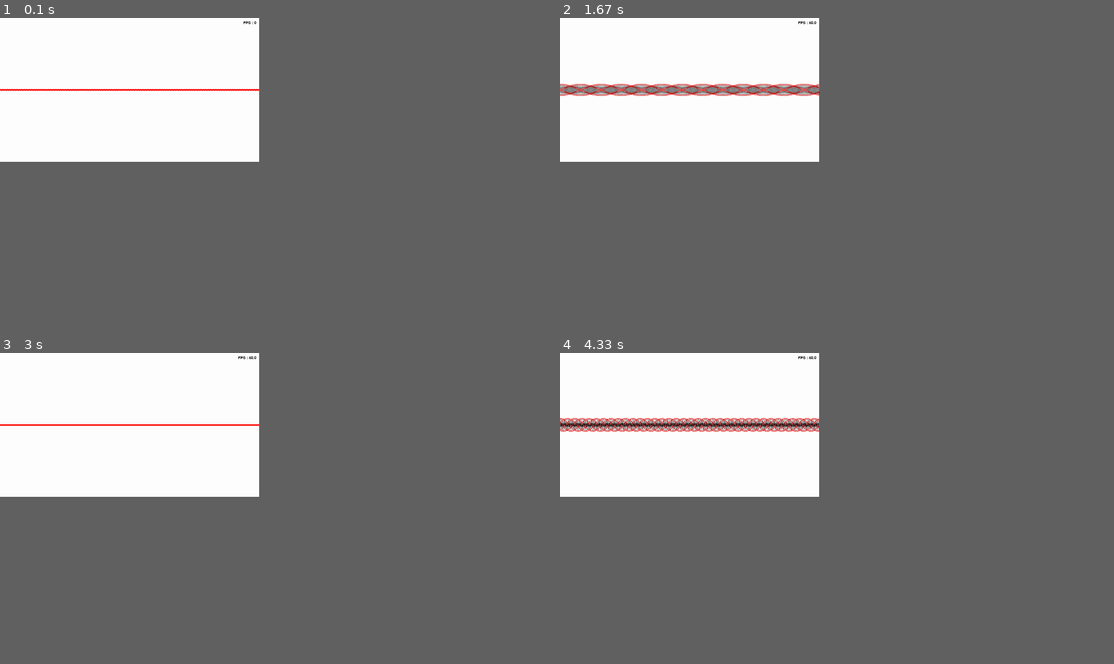
Above: before the commit, frames 1-4 (two rows, left to right).
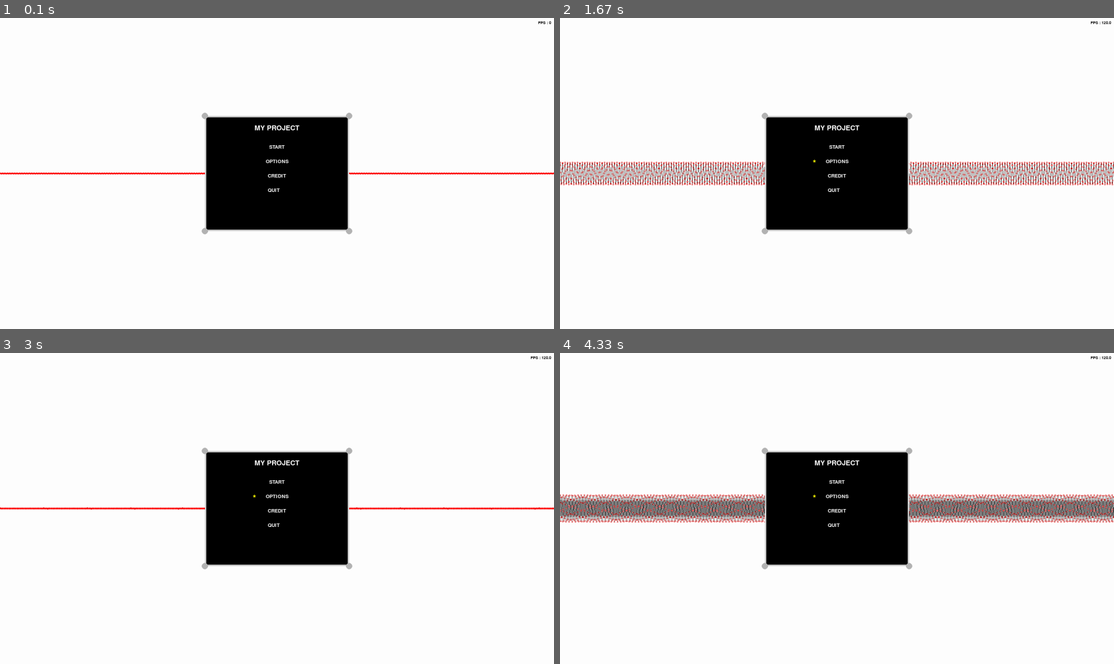
Above: after the commit, the same moments.

Repository: PGDR0130/PygameDrawingTrigonometric
Game: pygame game, started from DrawTrigonometric.py
The game is run twice, just before and just after one commit, with the same random seed, the same clock (stepped at 60 frames per second) and the same inputs.
Inputs (mouse positions are in pixels of both pictures, inside the frame that each line leads up to):
- Up to frame 1 (0.1 s): no input
- Up to frame 2 (1.67 s): hold Right 0.33-0.8 s; click (837, 164) at 0.88 s, where only the run after the commit has a clickable "OPTIONS"; hold Up 1.17-1.47 s; hold Right from 1.5 s (still down)
- Up to frame 3 (3 s): release Right at 1.97 s; hold Left 2-2.53 s; hold Shift 2.57-2.87 s; hold Down 2.57-2.87 s; hold Down from 2.9 s (still down)
- Up to frame 4 (4.33 s): release Down at 3.2 s; hold Left 3.23-3.63 s; hold Up 3.67-4.03 s; hold Right from 4.07 s (still down)
In our replay, the window is 421x234 before the commit and 900x506 after it. These sizes can differ from the game's own. Grey fills any space a smaller window leaves; there, only what the larger window draws over its background counts as a difference.

The runs differ from the first frame. In frame 1, 11% of the frame differs, in the area x 0-100%, y 0-70%; in frame 2, 15%; in frame 3, 11%; in frame 4, 18%.

Commit message:
Done implementing delta time and add in a menu
Just done the UI for the menu and the show highlight while mouse is close to the option. ( took me a long time .
Delta time implemented would help keeping running at different frames with the same speed of changing the look of the metric.

Diff:
--- a/DrawTrigonometric.py
+++ b/DrawTrigonometric.py
@@ -2,18 +2,48 @@
 import math
 import time
 
+from pygame import key
+from pygame import draw
+
 pygame.font.init()
 from pygame import gfxdraw
 
 
-
-WIDTH, HEIGHT = 900,500
-# WIDTH, HEIGHT = 1920,1080
+#== Display values ================================
+# WIDTH, HEIGHT = 900,500
+WIDTH, HEIGHT = 1920, 1080
 SCREEN = pygame.display.set_mode((WIDTH, HEIGHT))
-BLACK, RED = (0, 0, 0), (255, 0, 0)
-
-FPS_FONT = pygame.font.SysFont('comicsans', 20)
-
+BLACK, RED, WHITE = (0, 0, 0), (255, 0, 0), (255, 255, 255)
+FONT = pygame.font.SysFont('comicsans', 20)
+MAX_FPS = math.inf
+
+
+#== Menu UI values ================================
+FPS_REFRESH_RATE = 1 #s
+
+CENTER_WIDTH, CENTER_HEIGHT =  WIDTH//2, HEIGHT//2
+MENU_WIDTH, MENU_HEIGHT = 500, 400
+
+GRAY ,YELLOW = (209, 209, 209), (255, 255, 0)
+
+#Corner Circle in menu
+CORNER_CIRCLE_COLOR = (180, 180, 180)
+MENU_CORNER_RADIUS = 11
+MENU_TITLE_FONT = pygame.font.SysFont('comicsans', 35)
+MENU_TITLE_SELECT_FONT = pygame.font.SysFont('comicsans', 45)
+MENU_OPTION_FONT = pygame.font.SysFont('comicsans', 25)
+TOP_HEIGHT = CENTER_HEIGHT - MENU_HEIGHT//2 + 30
+
+
+#== Ingame values =================================
+VEL, VEL_MUL = 125, 10
+
+
+
+
+#==
+#setting up an user event for the renender to know if the metric changes
+# (+num) is equal to the ID of the event so every one needs to be different
 Value_update = pygame.USEREVENT + 1
 
 
@@ -21,13 +51,6 @@
 class Coshape():
 
     def __init__(self, xstart, xend, xaxis, xunit, yunit):
-        self.xstart = xstart
-        self.xend = xend
-        self.xaxis = xaxis
-        self.xunit = xunit
-        self.yunit = yunit
-
-    def cosGetCords(self):#xstart: int, xend: int, xaxis: int, xunit: int, yunit: int
         """
         ----------------------
         return the pointes of the cos height(y) and output it into an array of points
@@ -39,6 +62,15 @@
         yunit: Specify the y axis for one unit (pixel height for y = 1)
         return : all the position of the shape
         """
+        self.xstart = xstart
+        self.xend = xend
+        self.xaxis = xaxis
+        self.xunit = xunit
+        self.yunit = yunit
+
+
+    def cosGetCords(self):#xstart: int, xend: int, xaxis: int, xunit: int, yunit: int
+
         result = []
 
         for x in range(self.xstart, self.xend+1, 1):
@@ -56,33 +88,44 @@
 
 
 #inpurt handling, changing values
-def inputState(keys_pressed, shape):
-    change = False
-    if keys_pressed[pygame.K_LEFT] and shape.xunit != 1:
-        shape.xunit -= 1
-        change = True
+#inpurt FPS in order to get delta time for keeping the speed the same in different FPS
+def inputState(keys_pressed, metric, previous_time, now):
+
+    #only calculate delta time if any key was pressed down to save resources
+    if any(keys_pressed):
+
+        #post event to tell updating the renender values
+        pygame.event.post(pygame.event.Event(Value_update))
+
+        #delta time to keep movement at any frame speed would be the same
+        #inspired by:  https://youtu.be/XuyrHE6GIsc
+        dt = now - previous_time
+    else :
+        return
+
+    #speed boost
+    if keys_pressed[pygame.K_LSHIFT] or keys_pressed[pygame.K_LSHIFT]:
+       dt *= VEL_MUL
+
+    SPEED = VEL * dt
+    if keys_pressed[pygame.K_LEFT] and metric.xunit - SPEED >= 1:
+        metric.xunit -= SPEED
     if keys_pressed[pygame.K_RIGHT]:
-        shape.xunit += 1
-        change = True
+        metric.xunit += SPEED
     if keys_pressed[pygame.K_UP]:
-        shape.yunit += 1
-        change = True
-    if keys_pressed[pygame.K_DOWN] and shape.yunit != 0:
-        shape.yunit -= 1
-        change = True
-
-    #new event for updating the cords when values changed
-    # + 1 --> ID every event needs to add different number
-    if change == True:
-        pygame.event.post(pygame.event.Event(Value_update))
+        metric.yunit += SPEED
+    if keys_pressed[pygame.K_DOWN] and metric.yunit - SPEED >= 0:
+        metric.yunit -= SPEED
+
+
 
 
 
 #function for drawing every thing int the windows : fps, shpaes etc.
 def Draw_window(points, FPS):
 
-    #fill background with all white
-    SCREEN.fill((255, 255, 255))
+    #fill background with white to cover up previous renender
+    SCREEN.fill(WHITE)
 
     #draw.lines --> draw mutiple lines at same time
     #draw.line only draw one line
@@ -92,18 +135,75 @@
     for i in points:
         pygame.gfxdraw.circle(SCREEN, int(i[0]), int(i[1]), 2, RED)
 
-    #display FPS
-    FPS_text = FPS_FONT.render(f'FPS : {FPS}', 1, BLACK)
+    #display FPS at the top right
+    FPS_text = FONT.render(f'FPS : {FPS}', 1, BLACK)
     SCREEN.blit(FPS_text, (WIDTH - FPS_text.get_width() -10, 10))
 
 
 
+#draw menu when startup
+def draw_menu():
+    #rectangle backround of main menu
+    pygame.draw.rect(SCREEN, BLACK, pygame.Rect(CENTER_WIDTH - MENU_WIDTH//2, CENTER_HEIGHT - MENU_HEIGHT//2, MENU_WIDTH, MENU_HEIGHT))
+    pygame.draw.rect(SCREEN, GRAY, pygame.Rect(CENTER_WIDTH - MENU_WIDTH//2, CENTER_HEIGHT - MENU_HEIGHT//2, MENU_WIDTH, MENU_HEIGHT), width=5)
+
+    pygame.draw.circle(SCREEN, CORNER_CIRCLE_COLOR, (CENTER_WIDTH - MENU_WIDTH//2, CENTER_HEIGHT - MENU_HEIGHT//2), MENU_CORNER_RADIUS) #top_left
+    pygame.draw.circle(SCREEN, CORNER_CIRCLE_COLOR, (CENTER_WIDTH + MENU_WIDTH//2, CENTER_HEIGHT - MENU_HEIGHT//2), MENU_CORNER_RADIUS) #top_right
+    pygame.draw.circle(SCREEN, CORNER_CIRCLE_COLOR, (CENTER_WIDTH - MENU_WIDTH//2, CENTER_HEIGHT + MENU_HEIGHT//2), MENU_CORNER_RADIUS) #botten_left
+    pygame.draw.circle(SCREEN, CORNER_CIRCLE_COLOR, (CENTER_WIDTH + MENU_WIDTH//2, CENTER_HEIGHT + MENU_HEIGHT//2), MENU_CORNER_RADIUS) #botten_right
+
+
+    #menu Title and options
+
+    #TITLE - MY PROJECT
+    MENU_TITLE = MENU_TITLE_FONT.render("MY PROJECT", 1, WHITE)
+    SCREEN.blit(MENU_TITLE, (CENTER_WIDTH - MENU_TITLE.get_width()//2, TOP_HEIGHT))
+    #START
+    MENU_START = MENU_OPTION_FONT.render('START', 1, WHITE)
+    SCREEN.blit(MENU_START, (CENTER_WIDTH - MENU_START.get_width()//2, TOP_HEIGHT + 70))
+    bt1 = pygame.Rect(CENTER_WIDTH - MENU_WIDTH//2, TOP_HEIGHT + 70, MENU_WIDTH, 35)
+    #OPTION
+    MENU_OPTIONS = MENU_OPTION_FONT.render('OPTIONS', 1, WHITE)
+    SCREEN.blit(MENU_OPTIONS, (CENTER_WIDTH - MENU_OPTIONS.get_width()//2, TOP_HEIGHT + 120))
+    bt2 = pygame.Rect(CENTER_WIDTH - MENU_WIDTH//2, TOP_HEIGHT + 120, MENU_WIDTH, 35)
+    #CREDIT
+    MENU_CREDIT = MENU_OPTION_FONT.render('CREDIT', 1, WHITE)
+    SCREEN.blit(MENU_CREDIT, (CENTER_WIDTH - MENU_CREDIT.get_width()//2, TOP_HEIGHT + 170))
+    bt3 = pygame.Rect(CENTER_WIDTH - MENU_WIDTH//2, TOP_HEIGHT+ 170, MENU_WIDTH, 35)
+
+    MENU_QUIT = MENU_OPTION_FONT.render('QUIT', 1, WHITE)
+    SCREEN.blit(MENU_QUIT, (CENTER_WIDTH - MENU_CREDIT.get_width()//2, TOP_HEIGHT + 220))
+    bt4 = pygame.Rect(CENTER_WIDTH - MENU_WIDTH//2, TOP_HEIGHT +220, MENU_WIDTH, 35)
+
+    #options check boxes
+
+    #detecting mouse collion with the button hitbox
+    MENU_BUTTON_HITBOX = [bt1, bt2, bt3, bt4]
+    #get index to identify which botton it is
+    for i in enumerate(MENU_BUTTON_HITBOX):
+        if i[1].collidepoint(pygame.mouse.get_pos()):
+            SELECTED = MENU_TITLE_SELECT_FONT.render('*', 1, YELLOW)
+            SCREEN.blit(SELECTED, (CENTER_WIDTH - i[1].width//2 + MENU_WIDTH//3, TOP_HEIGHT + 70 + 50*i[0]))
+
+
+        # hitbox for button
+        # pygame.draw.rect(SCREEN, (255, 255 , 0), i[1], width=2)
+
+
+
+
+#Pop up pause menu when press ESC
+def draw_pause():
+    pass
+
+
+
 
 
 
 
 def main():
-    last_time = time.time()
+    last_time , previous_time = time.time(), time.time()
     clock = pygame.time.Clock()
     fps = 0
 
@@ -119,6 +219,7 @@
         for event in pygame.event.get():
             if event.type == pygame.QUIT:
                 run = False
+            #detect only if the buuton is been press down but the previous frame isn't
             if event.type == Value_update:
                 #get list of coordinates for the shape
                 cords = cos.cosGetCords()
@@ -126,26 +227,26 @@
 
         #keyinputs pass into inpurtState for changing the values for shapes
         keys_pressed = pygame.key.get_pressed()
-        inputState(keys_pressed, cos)
-
-
-        # #draw out coordinates that been passed in
-        # cords = cos.cosGetCords()
-
-
-        #for counting the FPS
-        clock.tick()
+        inputState(keys_pressed, cos, previous_time , time.time())
+        previous_time = time.time()
+
+        #counting the FPS and limit FPS
+        clock.tick(MAX_FPS)
         #display the FPS every sencond
-        if time.time() - last_time > 1 :
+        if time.time() - last_time > FPS_REFRESH_RATE :
             fps = round(clock.get_fps(), 1)
             last_time = time.time()
 
         #pass all value that needs to be drawn
         Draw_window(cords, fps)
 
-        #update the display every drawing needs to be done above update()
+        draw_menu()
+
+        #update the display every drawing needs to be done above update
         pygame.display.update()
 
     pygame.quit()
 
-main()
+
+if __name__ == "__main__":
+    main()
